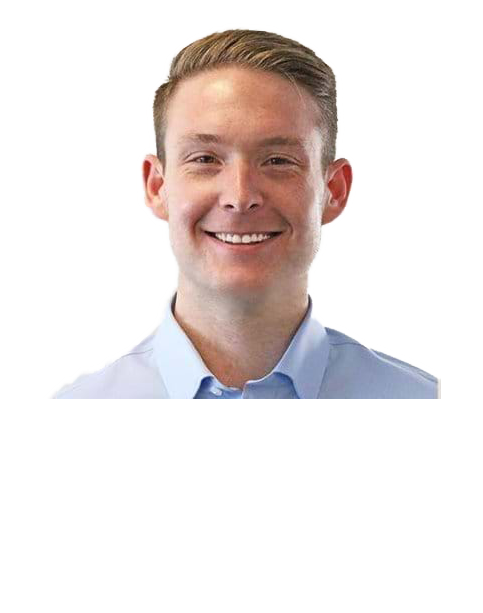
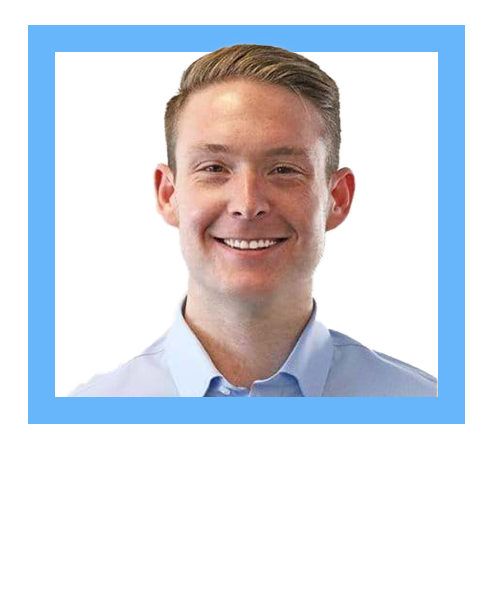
Comparing the layer stacks of the two (483, 613) images. Changes:
added layer "Rectangle 2" above "Rectangle 2 copy 3" over [438, 25, 465, 397]
added layer "Rectangle 2 copy 3" above "Layer 1" over [28, 397, 465, 424]
painted on "Layer 1" over [41, 25, 441, 399]
added layer "Rectangle 2 copy 2" above "Rectangle 2 copy" over [28, 25, 55, 397]
added layer "Rectangle 2 copy" above "Layer 2" over [28, 25, 438, 52]
